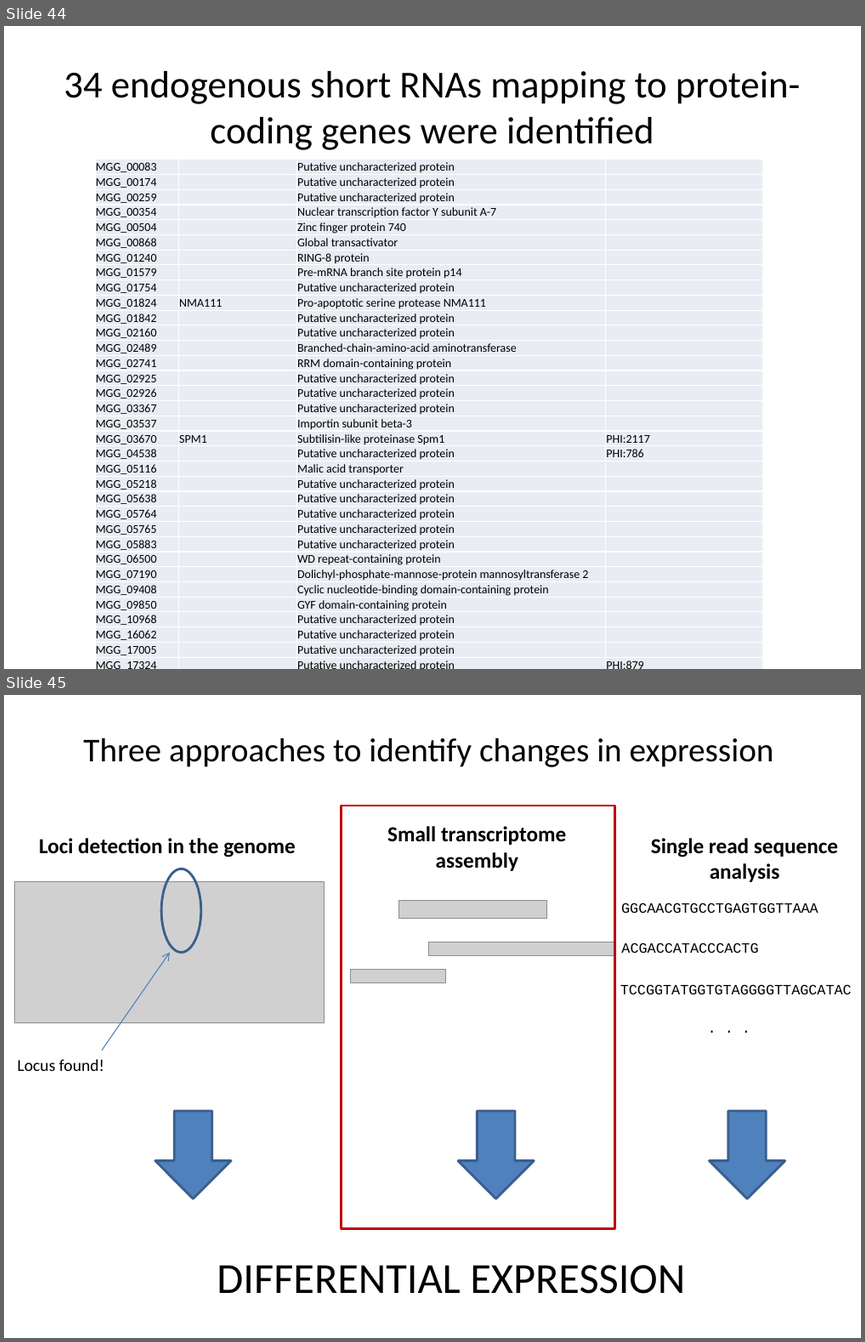
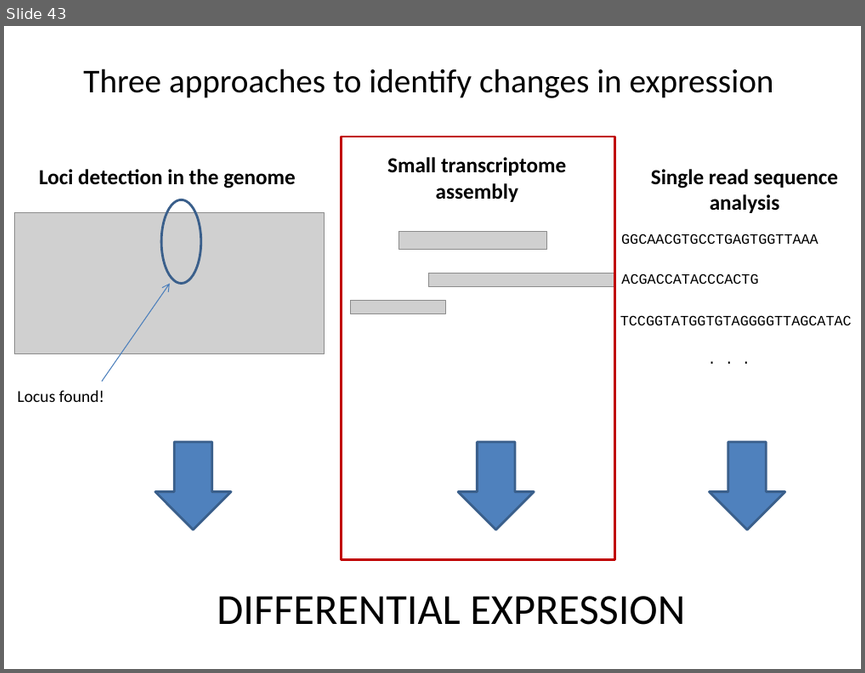
Before and after one commit to wilkinsonlab/m-oryzae-polya, a slide deck: doc/small/small_presentation.pptx. Shown one above the other, each under a label of ours: slides 44 and 45 before the commit, slide 43 after it. The pictures are 865x1342 and 865x673 pixels, drawn with LibreOffice and Linux fonts; fonts in the diff are those of the drawing; grey boxes stand for pictures. Boxes give left, top, right and bottom in pixels: in the first picture for what was removed or moved away, otherwise in the second. Text is boxed around its words. In the diff, an @@ line names an element or a change of style, - is before the commit and + after.

```diff
--- a/doc/small/small_presentation.pptx
+++ b/doc/small/small_presentation.pptx
@@ slide 44 removed at [4,26,861,669], background #FFFFFF @@
@@ title removed at [64,71,800,150] @@
-34 endogenous short RNAs mapping to protein-coding genes were identified
@@ table removed at [95,159,763,665], 34 rows, 4 columns @@
-MGG_00083 |  | Putative uncharacterized protein | 
-MGG_00174 |  | Putative uncharacterized protein | 
-MGG_00259 |  | Putative uncharacterized protein | 
-MGG_00354 |  | Nuclear transcription factor Y subunit A-7 | 
-MGG_00504 |  | Zinc finger protein 740 | 
-MGG_00868 |  | Global transactivator | 
-MGG_01240 |  | RING-8 protein | 
-MGG_01579 |  | Pre-mRNA branch site protein p14 | 
-MGG_01754 |  | Putative uncharacterized protein | 
-MGG_01824 | NMA111 | Pro-apoptotic serine protease NMA111 | 
-MGG_01842 |  | Putative uncharacterized protein | 
-MGG_02160 |  | Putative uncharacterized protein | 
-MGG_02489 |  | Branched-chain-amino-acid aminotransferase | 
-MGG_02741 |  | RRM domain-containing protein | 
-MGG_02925 |  | Putative uncharacterized protein | 
-MGG_02926 |  | Putative uncharacterized protein | 
-MGG_03367 |  | Putative uncharacterized protein | 
-MGG_03537 |  | Importin subunit beta-3 | 
-MGG_03670 | SPM1 | Subtilisin-like proteinase Spm1 | PHI:2117
-MGG_04538 |  | Putative uncharacterized protein | PHI:786
-MGG_05116 |  | Malic acid transporter | 
-MGG_05218 |  | Putative uncharacterized protein | 
-MGG_05638 |  | Putative uncharacterized protein | 
-MGG_05764 |  | Putative uncharacterized protein | 
-MGG_05765 |  | Putative uncharacterized protein | 
-MGG_05883 |  | Putative uncharacterized protein | 
-MGG_06500 |  | WD repeat-containing protein | 
-MGG_07190 |  | Dolichyl-phosphate-mannose-protein mannosyltransferase 2 | 
-MGG_09408 |  | Cyclic nucleotide-binding domain-containing protein | 
-MGG_09850 |  | GYF domain-containing protein | 
-MGG_10968 |  | Putative uncharacterized protein | 
-MGG_16062 |  | Putative uncharacterized protein | 
-MGG_17005 |  | Putative uncharacterized protein | 
-MGG_17324 |  | Putative uncharacterized protein | PHI:879
@@ what was slide 45 is now slide 43 @@
```
Also in this commit, not shown: 4 slides changed, 1 other slide removed, 6 other files.
